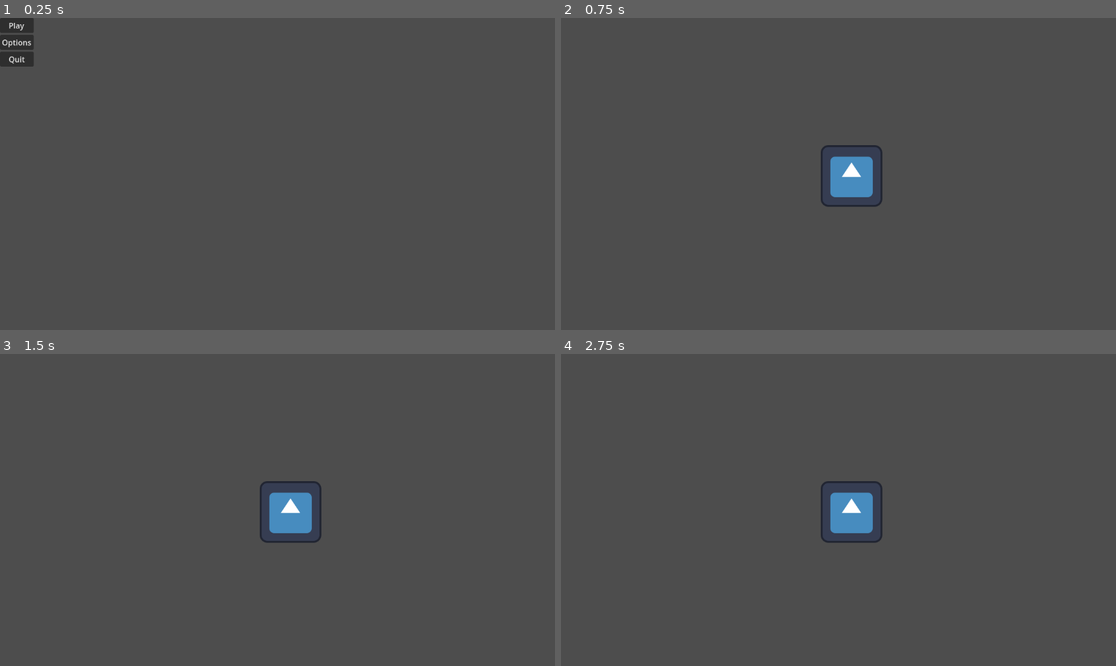
Above: before the commit, frames 1-4 (two rows, left to right).
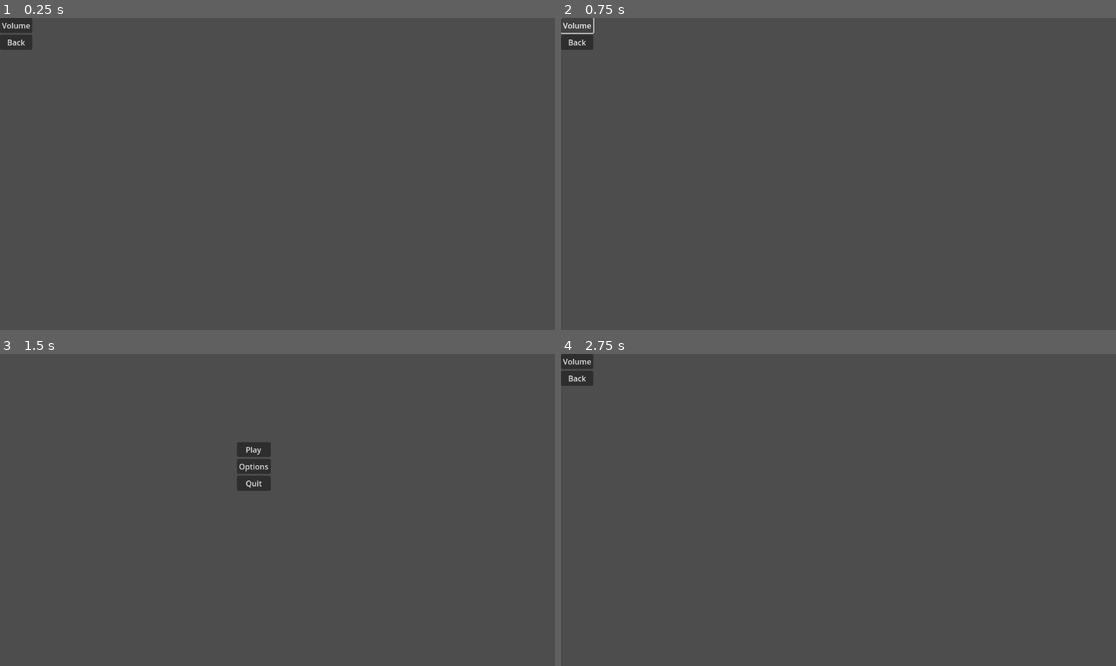
Above: after the commit, the same moments.

Repository: MrCenji/godotproject
Game: Godot game, scene res://options_menu.tscn
The game is run twice, just before and just after one commit, with the same random seed, the same clock (stepped at 60 frames per second) and the same inputs. Before the commit the project starts from res://mainmenu.tscn. The engine's default icon, where the game draws it, is replaced by a stand-in: a white triangle on a blue panel in a dark square.
Inputs (mouse positions are in pixels of both pictures, inside the frame that each line leads up to):
- Up to frame 1 (0.25 s): no input
- Up to frame 2 (0.75 s): click (577, 24) at 0.5 s, where only the run after the commit has a clickable "Volume"
- Up to frame 3 (1.5 s): click (16, 378) at 1.25 s, where only the run after the commit has a clickable "Back"
- Up to frame 4 (2.75 s): click (816, 466) at 2 s, where only the run after the commit has a clickable "Options"

The runs differ from the first frame. In frame 1, 0.4% of the frame differs, in the area x 0-7%, y 0-16%; in frame 2, 1.6%; in frame 3, 2.1%, in the area x 42-58%, y 28-61%; in frame 4, 1.8%.

Commit message:
Created more menu mechanics
Added working quit and options butten with new options menu and added into a scene all together.

Diff:
--- /dev/null
+++ b/MainMenuScene.tscn
@@ -0,0 +1,11 @@
+[gd_scene load_steps=2 format=3 uid="uid://b3chpn1ivehmq"]
+
+[ext_resource type="PackedScene" uid="uid://b7inap5yp167f" path="res://mainmenu.tscn" id="1_amaol"]
+
+[node name="MainMenuScene" type="Node2D"]
+
+[node name="Menu" parent="." instance=ExtResource("1_amaol")]
+offset_left = 529.0
+offset_top = 249.0
+offset_right = 529.0
+offset_bottom = 249.0
--- a/mainmenu.gd
+++ b/mainmenu.gd
@@ -7,7 +7,7 @@
 
 
 func _on_options_pressed() -> void:
-	pass # Replace with function body.
+	get_tree().change_scene_to_file("res://options_menu.tscn")
 
 
 
--- a/mainmenu.tscn
+++ b/mainmenu.tscn
@@ -13,8 +13,10 @@
 
 [node name="MarginContainer" type="MarginContainer" parent="."]
 layout_mode = 0
-offset_right = 40.0
-offset_bottom = 40.0
+offset_left = 492.0
+offset_top = 183.0
+offset_right = 562.0
+offset_bottom = 284.0
 
 [node name="VBoxContainer" type="VBoxContainer" parent="MarginContainer"]
 layout_mode = 2
--- /dev/null
+++ b/options_menu.gd
@@ -0,0 +1,11 @@
+extends Control
+
+
+func _on_volume_pressed() -> void:
+	pass # Replace with function body.
+
+
+
+
+func _on_back_pressed() -> void:
+	get_tree().change_scene_to_file("res://mainmenu.tscn")
--- /dev/null
+++ b/options_menu.tscn
@@ -0,0 +1,31 @@
+[gd_scene load_steps=2 format=3 uid="uid://buanghigyngxl"]
+
+[ext_resource type="Script" path="res://options_menu.gd" id="1_m2vm0"]
+
+[node name="Menu" type="Control"]
+layout_mode = 3
+anchors_preset = 15
+anchor_right = 1.0
+anchor_bottom = 1.0
+grow_horizontal = 2
+grow_vertical = 2
+script = ExtResource("1_m2vm0")
+
+[node name="MarginContainer" type="MarginContainer" parent="."]
+layout_mode = 0
+offset_right = 40.0
+offset_bottom = 40.0
+
+[node name="VBoxContainer" type="VBoxContainer" parent="MarginContainer"]
+layout_mode = 2
+
+[node name="Volume" type="Button" parent="MarginContainer/VBoxContainer"]
+layout_mode = 2
+text = "Volume"
+
+[node name="Back" type="Button" parent="MarginContainer/VBoxContainer"]
+layout_mode = 2
+text = "Back"
+
+[connection signal="pressed" from="MarginContainer/VBoxContainer/Volume" to="." method="_on_volume_pressed"]
+[connection signal="pressed" from="MarginContainer/VBoxContainer/Back" to="." method="_on_back_pressed"]
--- a/project.godot
+++ b/project.godot
@@ -11,6 +11,6 @@
 [application]
 
 config/name="ProjectDiddy"
-run/main_scene="res://mainmenu.tscn"
+run/main_scene="res://options_menu.tscn"
 config/features=PackedStringArray("4.3", "Forward Plus")
 config/icon="res://icon.svg"
Not shown: 1 places in mainmenu.tscn that only renumber resources
